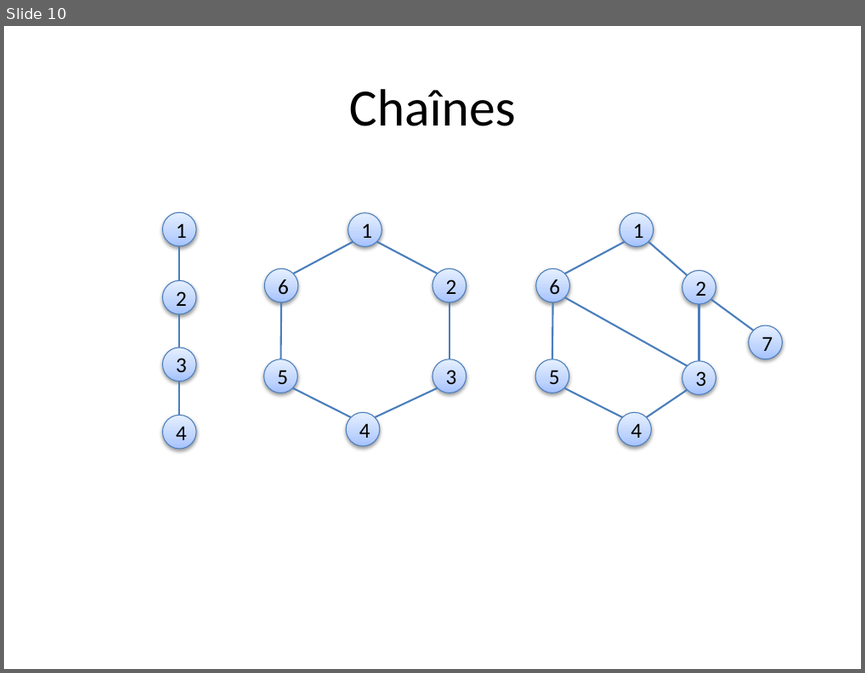
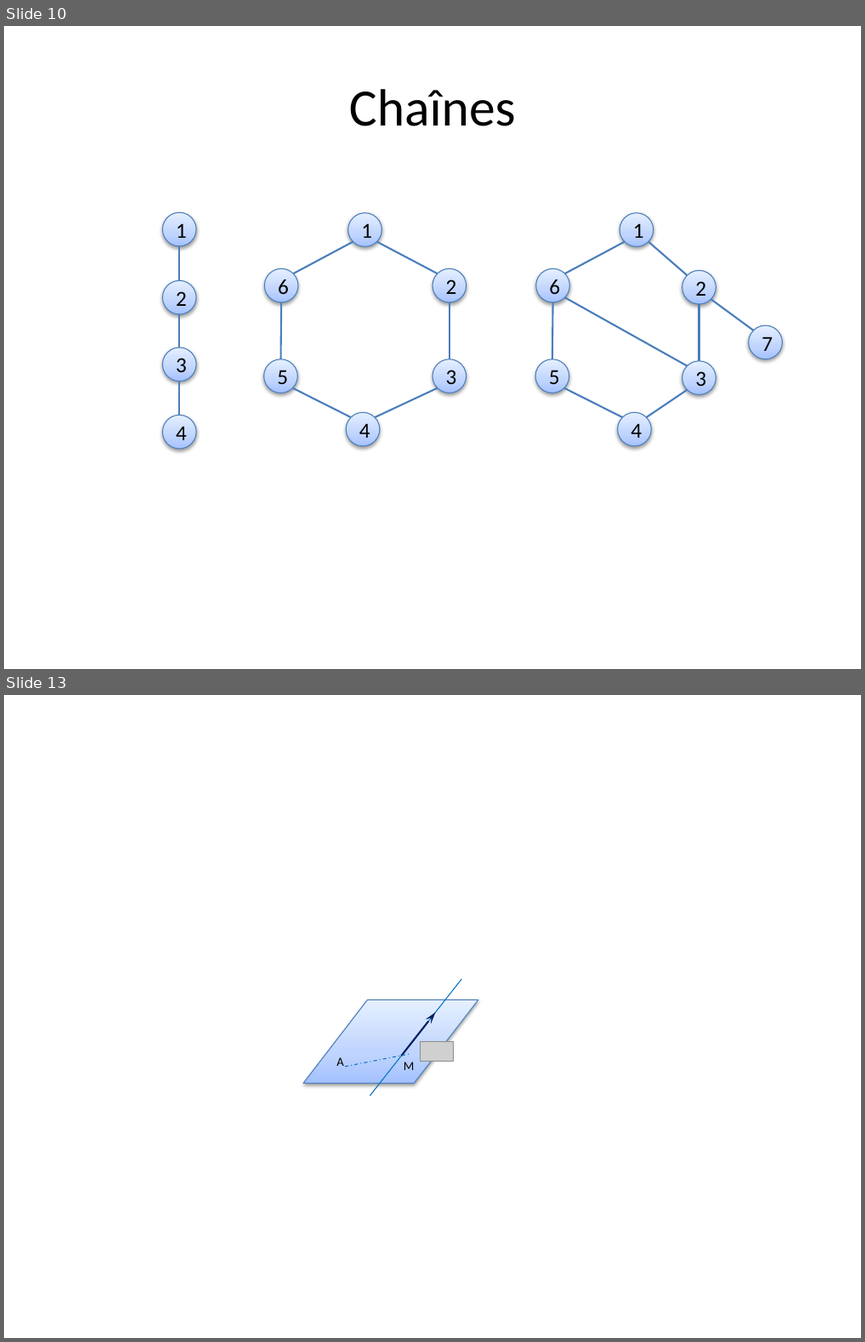
Before and after one commit to xpessoles/CI_03_EtudeCinematique, a slide deck: 02_GeometrieVectorielle/Cours/png/Figures1.pptx. Shown one above the other, each under a label of ours: slide 10 before the commit, slides 10 and 13 after it; the slides between them are not shown. The pictures are 865x673 and 865x1342 pixels, drawn with LibreOffice and Linux fonts; fonts in the diff are those of the drawing; grey boxes stand for pictures. Boxes give left, top, right and bottom in pixels: in the first picture for what was removed or moved away, otherwise in the second. Text is boxed around its words. In the diff, an @@ line names an element or a change of style, - is before the commit and + after.

```diff
--- a/02_GeometrieVectorielle/Cours/png/Figures1.pptx
+++ b/02_GeometrieVectorielle/Cours/png/Figures1.pptx
@@ slide 13 added at (4,695,861,1338), background #FFFFFF @@
@@ parallelogram added at (303,1000,477,1083), fill gradient #A4C4FF to #BFD4FF to #E6EEFF, outline #4B7EBC 0.75 pt @@
@@ line added from (370, 1095) to (461, 979), #0070C0 0.75 pt @@
@@ arrow added from (402, 1055) to (435, 1012), #002060 1.5 pt @@
@@ picture added at (420,1041,453,1061) @@
@@ text added at (336,1057,343,1066), 10.5 pt, text #000000 @@
+A
@@ line added from (345, 1066) to (409, 1054), #0070C0 0.75 pt dashed @@
@@ text added at (404,1061,415,1070), 10.5 pt, text #000000 @@
+M
```
Also in this commit, not shown: 2 other slides added, 1 slide removed, 10 other files.
